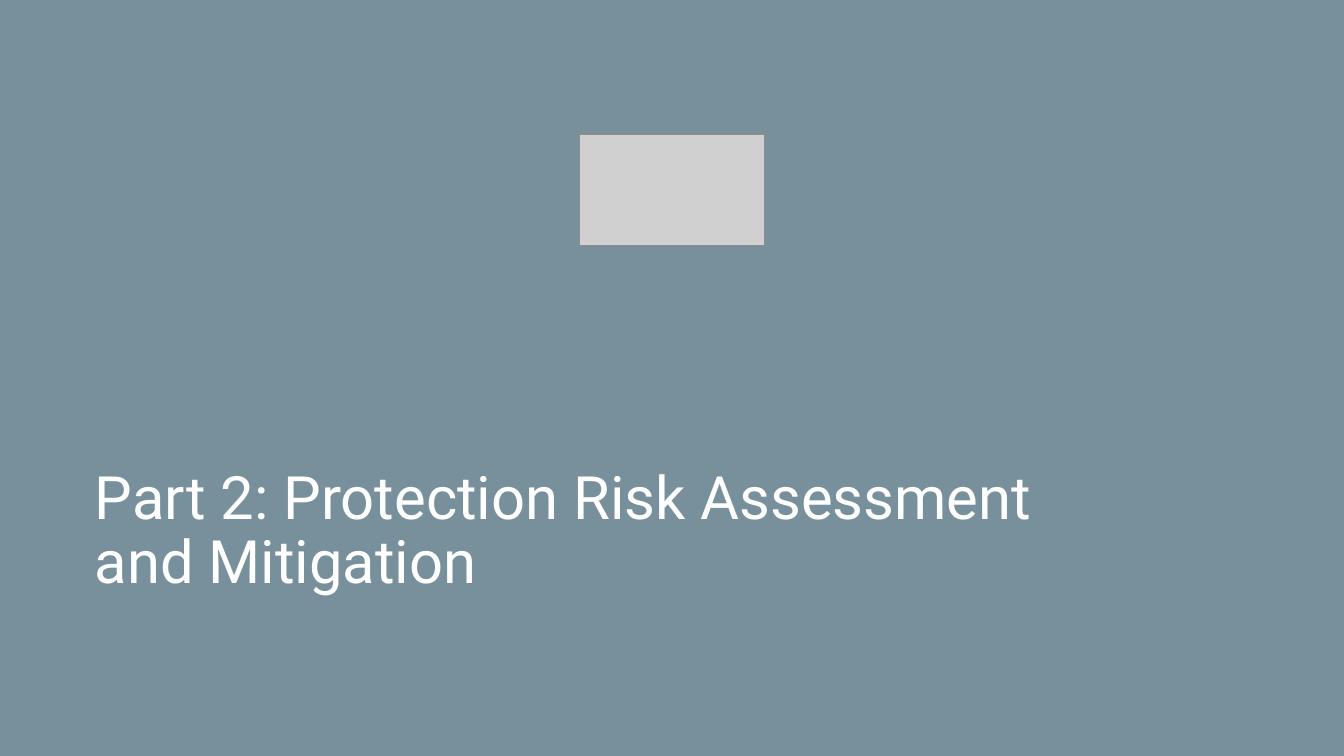
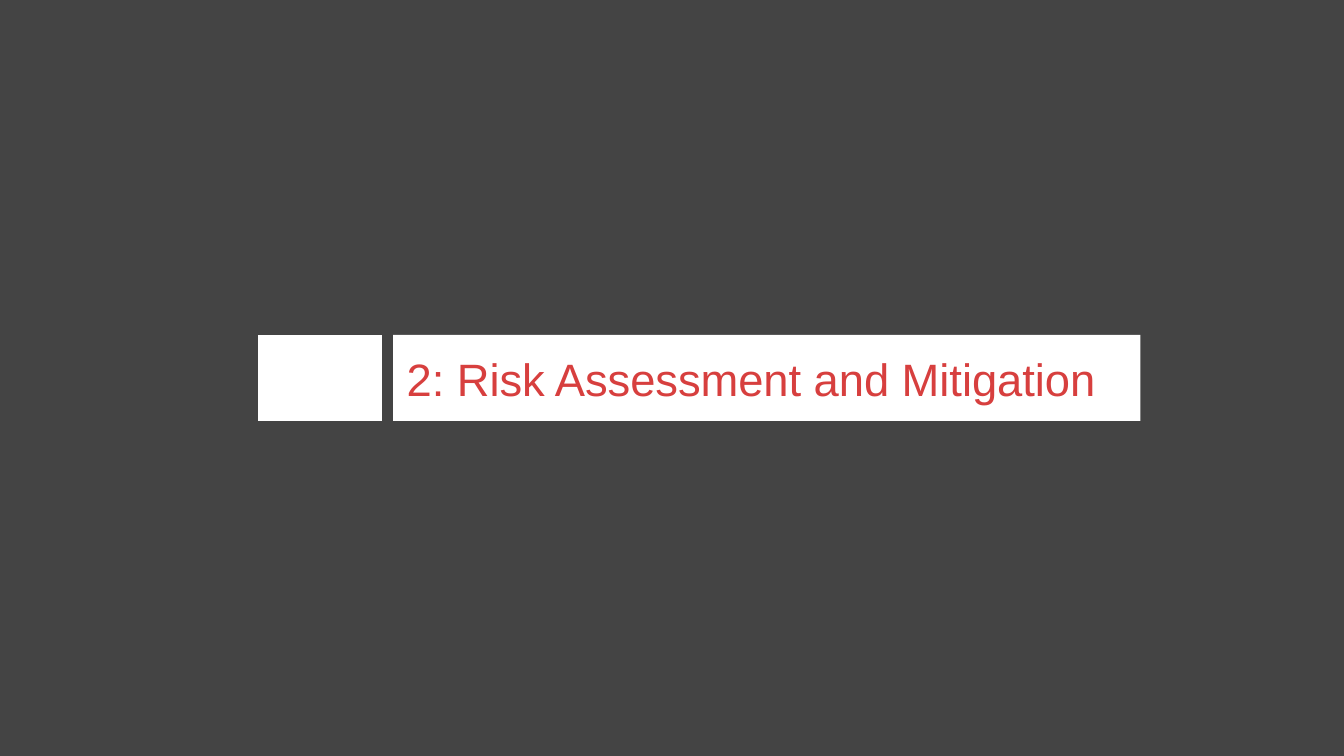
Before and after one commit to hotosm/data_protection_project, a slide deck: slide 16 of Learning_and_training/HOT Ethical Data and Protection Workshop.pptx (slide 13 before the commit). Drawn at 1344x756 pixels with LibreOffice and Linux fonts; fonts in the diff are those of the drawing; grey boxes stand for pictures; background and template pictures are left out. Boxes give left, top, right and bottom in pixels: in the first picture for what was removed or moved away, otherwise in the second. Text is boxed around its words. In the diff, an @@ line names an element or a change of style, - is before the commit and + after.

```diff
--- a/Learning_and_training/HOT Ethical Data and Protection Workshop.pptx
+++ b/Learning_and_training/HOT Ethical Data and Protection Workshop.pptx
@@ background #78909C to picture (left out) @@
@@ picture removed at (579, 134, 765, 246) @@
@@ rectangle added at (261, 337, 380, 419), fill #FFFFFF, outline #FFFFFF 2.25 pt @@
@@ title "2: Risk Assessment and Mitigation": place and size @@
-title "2: Risk Assessment and Mitigation" at (95, 474, 1032, 596)
+title "2: Risk Assessment and Mitigation" at (394, 335, 1141, 421)
@@ title "2: Risk Assessment and Mitigation" at (394, 335, 1141, 421): vertical alignment top to middle; fill none to #FFFFFF @@
@@ title at (407, 363, 1096, 405): text changed; size 32 to 24.3 pt; font Roboto to Arial; text colour #FFFFFF to #D73F3E @@
-Part 2: Protection Risk Assessment and Mitigation
+2: Risk Assessment and Mitigation
```
Also in this commit, not shown: 5 other slides changed, 5 slides added, 2 slides removed, 8 other files.
